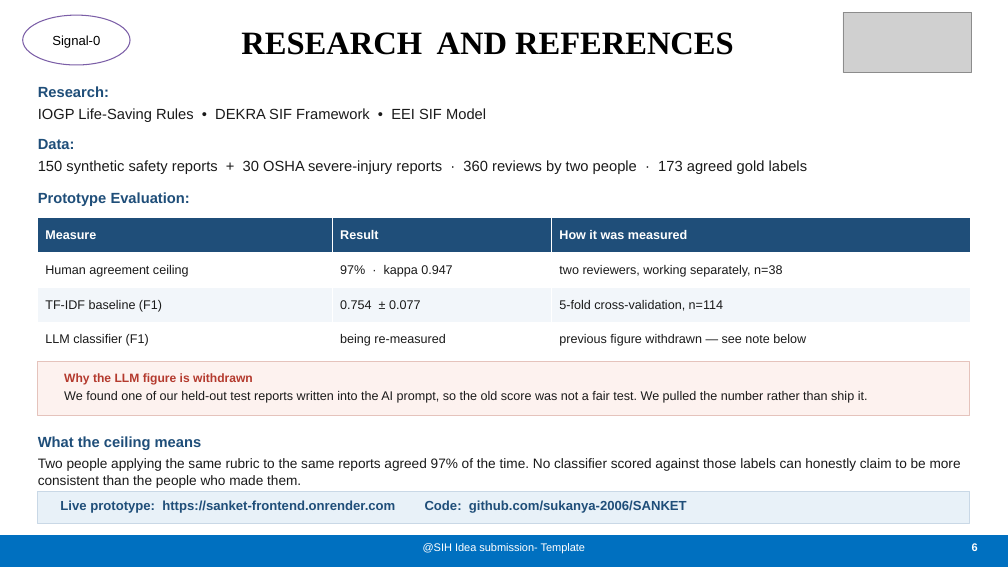
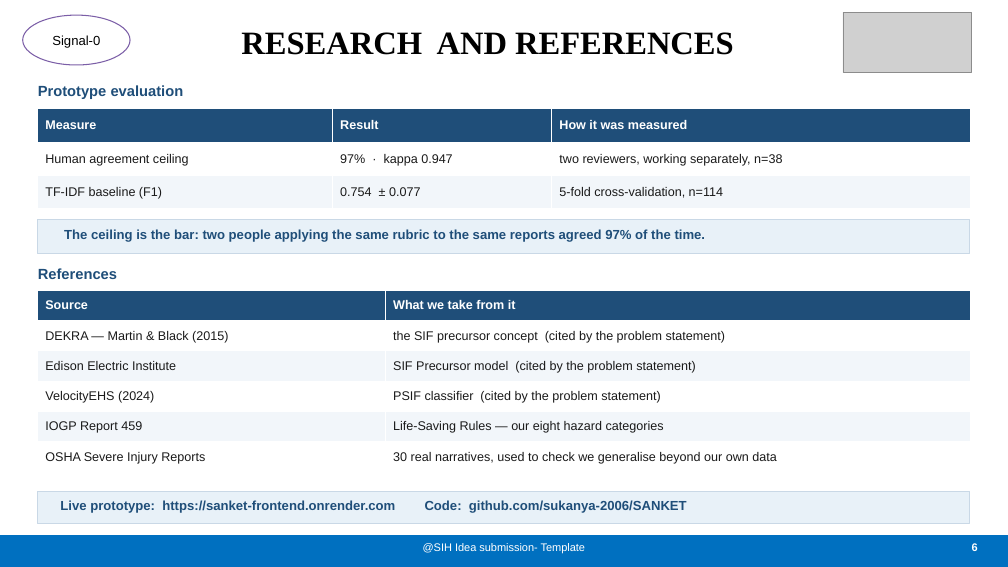
Before and after one commit to sukanya-2006/SANKET, a slide deck: slide 6 of docs/SANKET-SIH2026-Idea-Submission.pptx. Drawn at 1008x567 pixels with LibreOffice and Linux fonts; fonts in the diff are those of the drawing; grey boxes stand for pictures. Boxes give left, top, right and bottom in pixels: in the first picture for what was removed or moved away, otherwise in the second. Text is boxed around its words. In the diff, an @@ line names an element or a change of style, - is before the commit and + after.

```diff
--- a/docs/SANKET-SIH2026-Idea-Submission.pptx
+++ b/docs/SANKET-SIH2026-Idea-Submission.pptx
@@ text at (38, 85, 184, 99): text changed @@
-Prototype Evaluation:
+Prototype evaluation
@@ text removed at (38, 86, 486, 122) @@
-Research:
-IOGP Life-Saving Rules • DEKRA SIF Framework • EEI SIF Model
@@ table at (38, 109, 970, 209) @@
-row 4: LLM classifier (F1) | being re-measured | previous figure withdrawn — see note below
@@ table: place and size @@
-table at (38, 218, 970, 357)
+table at (38, 109, 970, 209)
@@ text removed at (38, 139, 807, 174) @@
-Data:
-150 synthetic safety reports + 30 OSHA severe-injury reports · 360 reviews by two people · 173 agreed gold labels
@@ rectangle added at (38, 219, 970, 254), fill #E8F1F8, outline #C9D8E6 1 pt @@
@@ text at (64, 229, 706, 242): text changed; size 13 to 12.5 pt; text colour #1A1A1A to #1F4E79; bold on @@
-What the ceiling means
-Two people applying the same rubric to the same reports agreed 97% of the time. No classifier scored against those labels can honestly claim to be more consistent than the people who made them.
+The ceiling is the bar: two people applying the same rubric to the same reports agreed 97% of the time.
@@ text added at (38, 268, 117, 279), 14 pt, text #1F4E79, bold @@
+References
@@ table added at (38, 290, 970, 472), 6 rows, 2 columns @@
+Source | What we take from it
+DEKRA — Martin & Black (2015) | the SIF precursor concept (cited by the problem statement)
+Edison Electric Institute | SIF Precursor model (cited by the problem statement)
+VelocityEHS (2024) | PSIF classifier (cited by the problem statement)
+IOGP Report 459 | Life-Saving Rules — our eight hazard categories
+OSHA Severe Injury Reports | 30 real narratives, used to check we generalise beyond our own data
@@ rectangle removed at (38, 361, 970, 416) @@
@@ text removed at (64, 373, 868, 403) @@
-Why the LLM figure is withdrawn
-We found one of our held-out test reports written into the AI prompt, so the old score was not a fair test. We pulled the number rather than ship it.
```
Also in this commit, not shown: 3 other slides changed, 5 other files.
